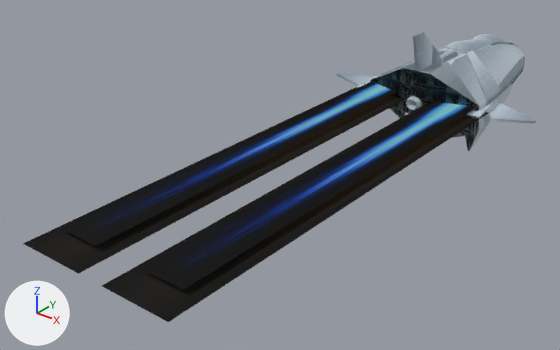
Renders of the OBJ model Models/nave1Race/nave1Race.obj from each side of a commit.
The view is the same before and after, from a 50 mm lens placed at (232.0, -425.0, 181.0), pointed at (-31.0, -95.0, -23.0). Every picture has the same lights, and +X, +Y and +Z are marked at lower left. The first picture is the older version. Where no turn or scale is listed for an object, it has been applied to the vertices. Vertices at exactly the same position are counted once.

Before the edit, the objects in view are built like this:
```python
ob_nave1race = bpy.data.objects.new('nave1Race', me_nave1race)
ob_nave1race.location = (0.0, 0.0, 0.0)
```
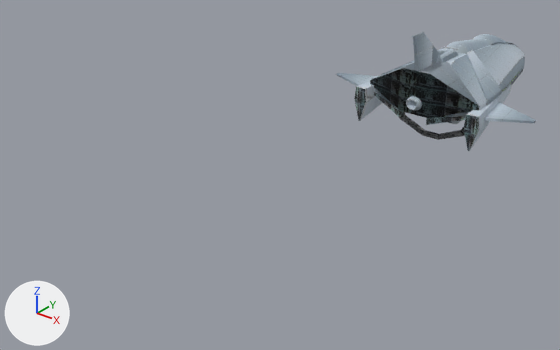
The change in detail:
me_nave1race is used by ob_nave1race; location (0.0, 0.0, 0.0).
me_nave1race had 757 vertices, 1034 faces and spanned x -75.0..75.0, y -261.0..157.0, z -33.0..48.0.
me_nave1race now has 669 vertices, 958 faces and spans x -75.0..75.0, y -4.0..157.0, z -33.0..48.0.
me_nave1race part 1: 6 loose pieces with 88 vertices, spanning x -47.0..47.0, y -261.0..22.0, z 1.0..4.0, are deleted.
me_nave1race no longer uses material mat_gxmat106 (picture img_63_png).
me_nave1race no longer uses material mat_gxmat108 (picture img_63_png).
me_nave1race no longer uses material mat_gxmat110 (picture img_52_png).

What differs and where, as boxes (x1, y1, x2, y2) in the pictures (560 x 350 px):
'nave1Race', reshaped (61% narrower, 59% shorter)
    before: (23, 32, 536, 322)
    after: (337, 32, 536, 151)
part 1 of me_nave1race, deleted
    before: (23, 82, 488, 322)
